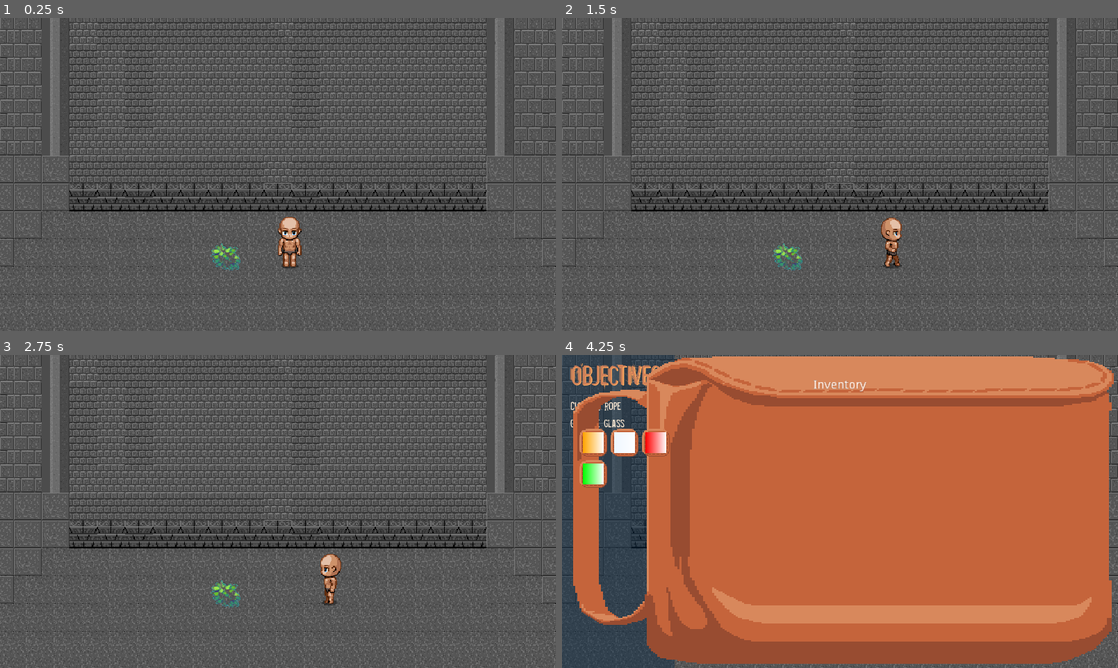
Above: before the commit, frames 1-4 (two rows, left to right).
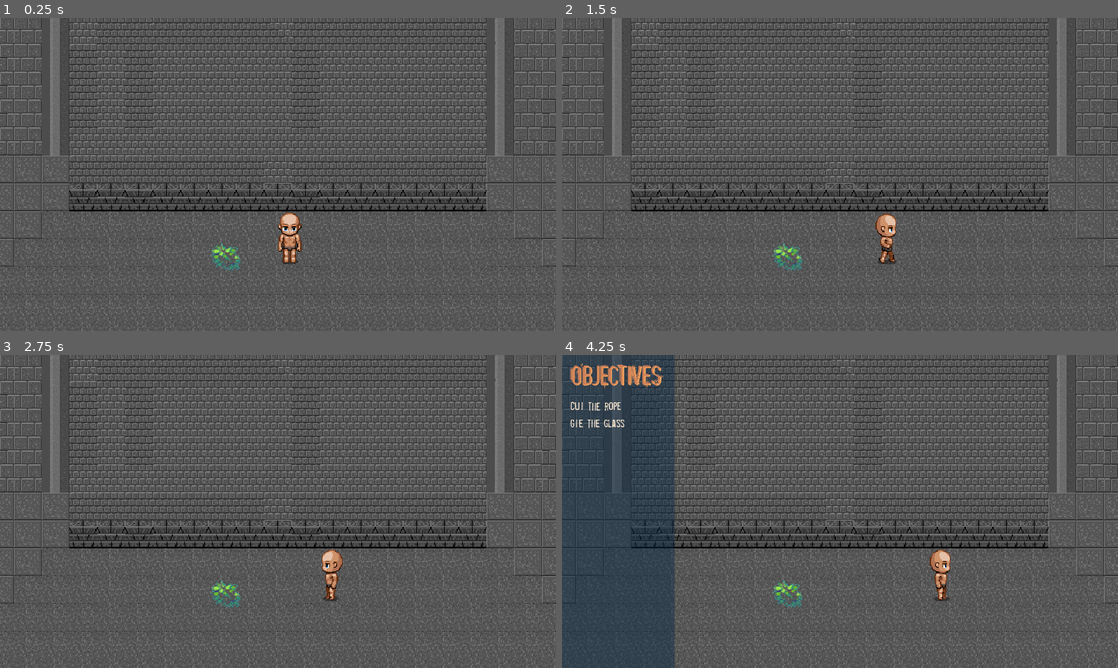
Above: after the commit, the same moments.

Repository: adictonator/shady-humans
Game: Godot game, scene res://scenes/levels/Basement.tscn
Two runs of this game, one before a commit and one after it. Both use one fixed random seed, a clock stepped at 60 frames per second and the inputs below.
Inputs:
- Up to frame 1 (0.25 s): no input
- Up to frame 2 (1.5 s): tap Enter at 0.5 s; hold D (move_right) from 0.53 s (still down); tap E (interact) at 0.6 s; tap Space (jump) at 0.77, 0.8, 1.07, 1.35 s
- Up to frame 3 (2.75 s): tap Space (jump) at 1.52, 1.82, 2.3 s; tap E (interact) at 1.55, 2.1 s; release D (move_right) at 2.03 s; hold A (move_left) from 2.03 s (still down)
- Up to frame 4 (4.25 s): release A (move_left) at 2.78 s; hold D (move_right) from 2.78 s (still down); tap ` (toggleObjectives) at 2.85 s; tap Space (jump) at 3.02, 3.32, 3.77, 3.8, 4.07 s; tap E (interact) at 3.05, 3.6 s; tap Tab (toggleInventory) at 4.15 s

The runs differ from the first frame. In frame 1, 0.5% of the frame differs, in the area x 50-55%, y 62-80%; in frame 2, 0.5%; in frame 3, 0.4%; in frame 4, 85%, in the area x 2-100%, y 0-99%.

Commit message:
updated player controls for top down approach

Diff:
--- a/scenes/characters/player/Player.tscn
+++ b/scenes/characters/player/Player.tscn
@@ -3,6 +3,10 @@
 [ext_resource path="res://scripts/Player.gd" type="Script" id=1]
 [ext_resource path="res://assets/mv_sprites.png" type="Texture" id=2]
 [ext_resource path="res://scripts/PlayerStateMachine.gd" type="Script" id=3]
+
+[sub_resource type="AtlasTexture" id=2]
+atlas = ExtResource( 2 )
+region = Rect2( 336, 288, 48, 72 )
 
 [sub_resource type="AtlasTexture" id=7]
 atlas = ExtResource( 2 )
@@ -15,10 +19,6 @@
 [sub_resource type="AtlasTexture" id=9]
 atlas = ExtResource( 2 )
 region = Rect2( 384, 360, 48, 72 )
-
-[sub_resource type="AtlasTexture" id=2]
-atlas = ExtResource( 2 )
-region = Rect2( 336, 288, 48, 72 )
 
 [sub_resource type="AtlasTexture" id=3]
 atlas = ExtResource( 2 )
@@ -46,14 +46,14 @@
 
 [sub_resource type="SpriteFrames" id=6]
 animations = [ {
+"frames": [ SubResource( 2 ) ],
+"loop": true,
+"name": "idle",
+"speed": 5.0
+}, {
 "frames": [ SubResource( 7 ), SubResource( 8 ), SubResource( 9 ), SubResource( 8 ) ],
 "loop": true,
 "name": "walkLeft",
-"speed": 5.0
-}, {
-"frames": [ SubResource( 2 ) ],
-"loop": true,
-"name": "idle",
 "speed": 5.0
 }, {
 "frames": [ SubResource( 3 ), SubResource( 4 ), SubResource( 5 ), SubResource( 4 ) ],
@@ -79,7 +79,7 @@
 [node name="AnimatedSprite" type="AnimatedSprite" parent="."]
 frames = SubResource( 6 )
 animation = "walkRight"
-frame = 2
+frame = 3
 playing = true
 
 [node name="CollisionShape2D" type="CollisionShape2D" parent="."]
--- a/scripts/Player.gd
+++ b/scripts/Player.gd
@@ -1,78 +1,82 @@
 extends KinematicBody2D
 
-const GRAVITY = 4
-const JUMP_MIN = -70
-const JUMP_MAX = -120
 export var MAX_SPEED := 50
-export var ACCELERATION := 10
-export var FRICTION := 10
-
-var canJump = true
+export var ACCELERATION := 0.1
+export var FRICTION := 0.1
 
 onready var playerAnimation = $AnimatedSprite
 
 var velocity: Vector2 = Vector2.ZERO
-enum STATE {CRAWL, WALK, RUN, IDLE, JUMP, CLIMB}
+enum STATE {CRAWL, WALK, RUN, IDLE, CLIMB}
 
 onready var inventoryUI = get_parent().get_node('Inventory')
 var isInventoryVisible = false
 
 # Make crawl movement logic.
 func crawl():
-	canJump = false
 	MAX_SPEED = 10
 	ACCELERATION = 2
 	FRICTION = 2
 
-func interact():
-	print('I am the interact window.')
+#func _physics_process(_delta):
+
+#	# @temp: Show inventory logic here for now?
+#	if Input.is_action_just_pressed('toggleInventory'):
+#		isInventoryVisible = !isInventoryVisible
+#		inventoryUI.get_node('BG').visible = isInventoryVisible
+#		#if isInventoryVisible:
+#		#get_parent().get_node('Inventory/Panel').visible = true
+
+#	var input = Vector2.ZERO
+#	input.x = Input.get_action_strength('move_right') - Input.get_action_strength('move_left')
+#	input.y = Input.get_action_strength('move_up') - Input.get_action_strength('move_down')
+
+#	if input.x == 0 && input.y == 0:
+#		applyFriction()
+#		playerAnimation.animation = 'idle'
+
+#	if input.x > 0:
+#		playerAnimation.animation = 'walkRight'
+#	else:
+#		playerAnimation.animation = 'walkLeft'
+
+#	if input.y > 0:
+#		playerAnimation.animation = 'walkRight'
+#	else:
+#		playerAnimation.animation = 'walkLeft'
+
+#	applyAcceleration(input)
+
+#	velocity = move_and_slide(velocity, Vector2.UP)
+
+func getInput():
+	var input = Vector2.ZERO
+	if Input.is_action_pressed('move_right'):
+		input.x += 1
+		playerAnimation.animation = 'walkRight'
+	if Input.is_action_pressed('move_left'):
+		input.x -= 1
+		playerAnimation.animation = 'walkLeft'
+	if Input.is_action_pressed('move_down'):
+		input.y += 1
+	if Input.is_action_pressed('move_up'):
+		input.y -= 1
+
+	if input == Vector2.ZERO:
+		playerAnimation.animation = 'idle'
+	return input
 
 func _physics_process(_delta):
+	var direction = getInput()
+	if direction.length() > 0:
+		applyAcceleration(direction)
+	else:
+		applyFriction()
 
-	# @temp: Show inventory logic here for now?
-	if Input.is_action_just_pressed('toggleInventory'):
-		isInventoryVisible = !isInventoryVisible
-		inventoryUI.get_node('BG').visible = isInventoryVisible
-		#if isInventoryVisible:
-		#get_parent().get_node('Inventory/Panel').visible = true
-
-	var input = Vector2.ZERO
-	input.x = Input.get_action_strength('move_right') - Input.get_action_strength('move_left')
-
-	if input.x == 0:
-		applyFriction()
-		playerAnimation.animation = 'idle'
-	else:
-		applyAcceleration(input.x)
-
-		if input.x < 0:
-			playerAnimation.animation = 'walkLeft'
-		else:
-			playerAnimation.animation = 'walkRight'
-
-	if canJump:
-		jump()
-
-	velocity = move_and_slide(velocity, Vector2.UP)
-
-func jump():
-	if is_on_floor():
-		if Input.is_action_just_pressed('ui_up'):
-			velocity.y = JUMP_MAX
-	else:
-		# Variable jump.
-		if Input.is_action_just_released('ui_up') && velocity.y < JUMP_MIN:
-			velocity.y = JUMP_MIN
-
-		if velocity.y > 0:
-			velocity.y += GRAVITY
-
-func applyGravity():
-	velocity.y += GRAVITY
+	velocity = move_and_slide(velocity)
 
 func applyFriction():
-	velocity.x = move_toward(velocity.x, 0, FRICTION)
+	velocity = lerp(velocity, Vector2.ZERO, FRICTION)
 
 func applyAcceleration(direction):
-	# Walk movement.
-	velocity.x = move_toward(velocity.x, MAX_SPEED * direction, ACCELERATION)
+	velocity = lerp(velocity, direction.normalized() * MAX_SPEED, ACCELERATION)
--- a/scripts/PlayerStateMachine.gd
+++ b/scripts/PlayerStateMachine.gd
@@ -10,6 +10,5 @@
 	setState(states.crawl)
 
 func _stateLogic(delta):
-	parent.applyGravity()
 	#parent.crawl()
 	pass
